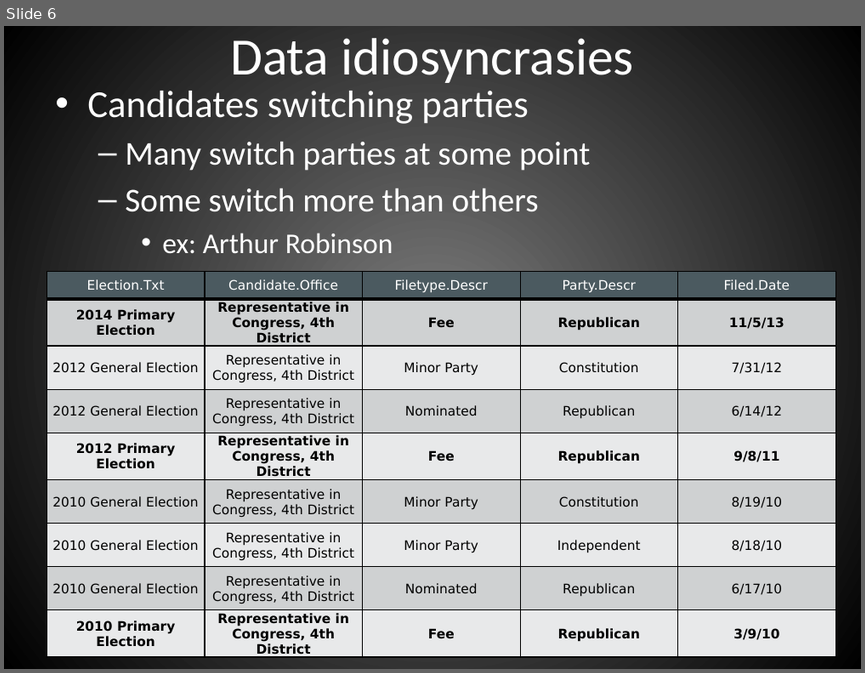
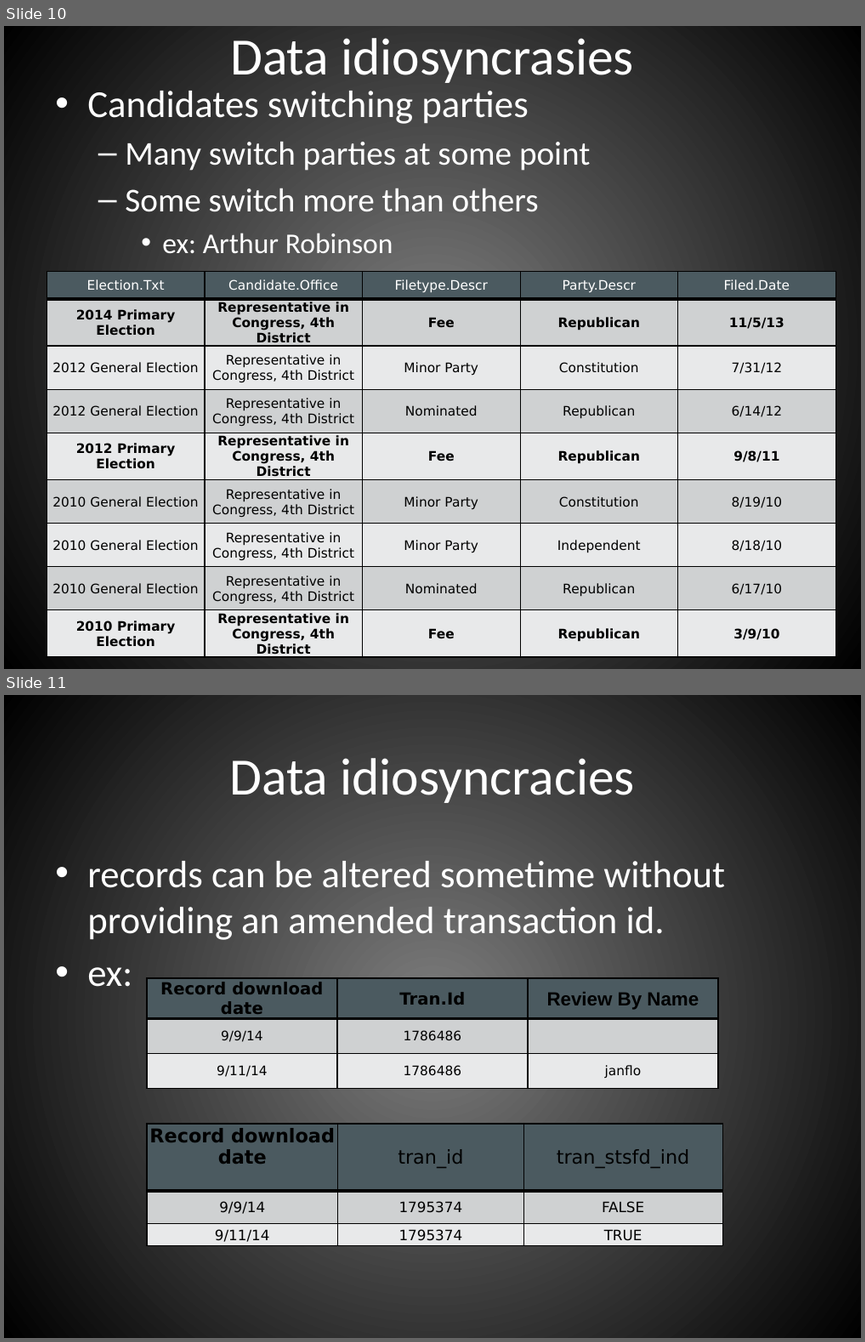
Before and after one commit to hackoregon/btc-backend, a slide deck: infrastructure.pptx. Shown one above the other, each under a label of ours: slide 6 before the commit, slides 10 and 11 after it. The pictures are 865x673 and 865x1342 pixels, drawn with LibreOffice and Linux fonts; fonts in the diff are those of the drawing. Boxes give left, top, right and bottom in pixels: in the first picture for what was removed or moved away, otherwise in the second. Text is boxed around its words. In the diff, an @@ line names an element or a change of style, - is before the commit and + after.

Commit message:
v3.0 new infrastructure
Facilitates automatic scraping and import as well as easy addition of
new data in bulk

```diff
--- a/infrastructure.pptx
+++ b/infrastructure.pptx
@@ slide 11 added at (4, 695, 861, 1338), background gradient #7F7F7F to #000000 @@
@@ title added at (229, 758, 635, 803), 44 pt, text #FFFFFF @@
+Data idiosyncracies
@@ text added at (87, 861, 725, 987), 32 pt, text #FFFFFF @@
+• records can be altered sometime without providing an amended transaction id.
+• ex:
@@ table added at (147, 978, 718, 1089), 3 rows, 3 columns @@
+Record download date | Tran.Id | Review By Name
+9/9/14 | 1786486 | 
+9/11/14 | 1786486 | janflo
@@ table added at (147, 1123, 723, 1247), 3 rows, 3 columns @@
+Record download date | tran_id | tran_stsfd_ind
+9/9/14 | 1795374 | FALSE
+9/11/14 | 1795374 | TRUE
@@ what was slide 6 is now slide 10 @@
```
Also in this commit, not shown: 3 slides changed, 3 other slides added, 29 other files.
